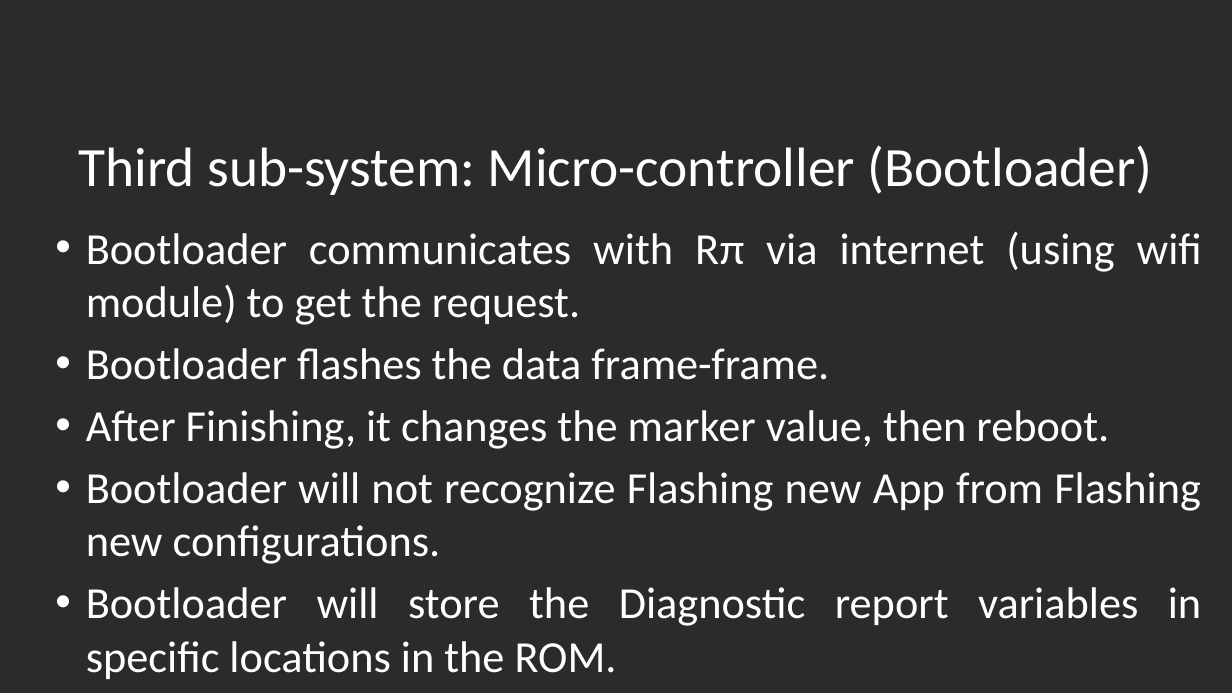
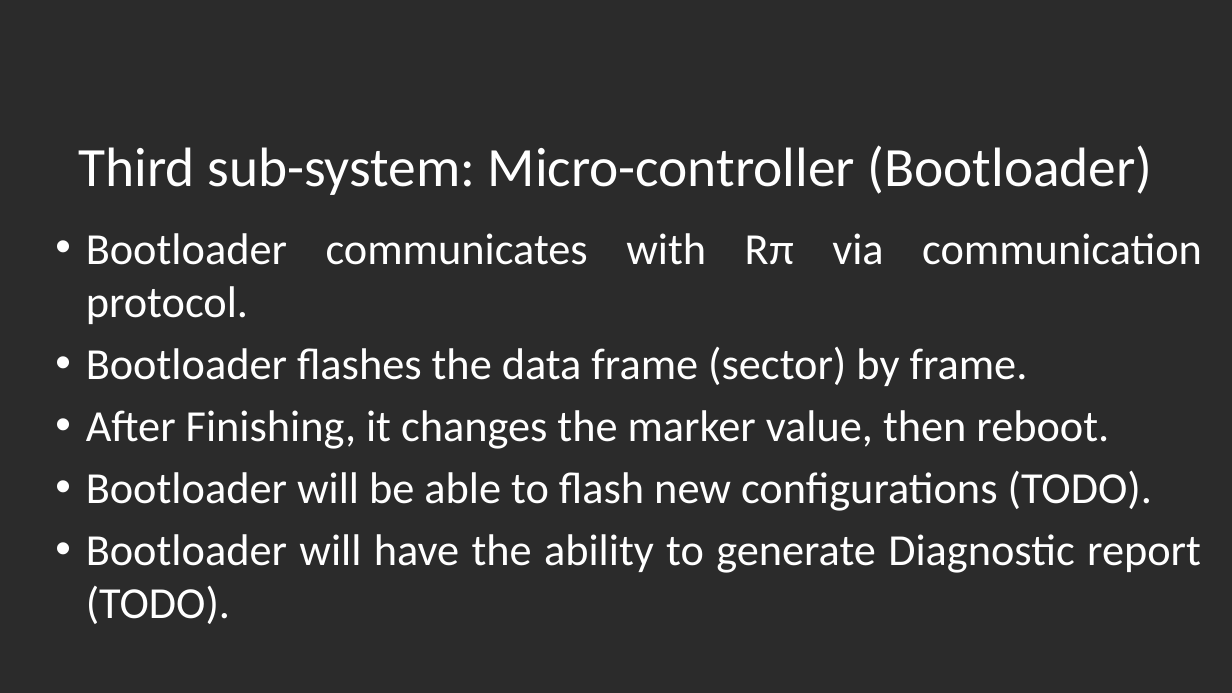
Before and after one commit to Marcelle-Samir/Firmware_Over_The_Air, a slide deck: slide 21 of Project proposal.pptx (slide 22 before the commit). Drawn at 1232x693 pixels with LibreOffice and Linux fonts; fonts in the diff are those of the drawing; background and template pictures are left out; a plain dark background stands for a picture behind light text. Boxes give left, top, right and bottom in pixels: in the first picture for what was removed or moved away, otherwise in the second. Text is boxed around its words. In the diff, an @@ line names an element or a change of style, - is before the commit and + after.

```diff
--- a/Project proposal.pptx
+++ b/Project proposal.pptx
@@ text at [86, 233, 1202, 386]: text changed @@
-• Bootloader communicates with Rπ via internet (using wifi module) to get the request.
-• Bootloader flashes the data frame-frame.
+• Bootloader communicates with Rπ via communication protocol.
+• Bootloader flashes the data frame (sector) by frame.
@@ text at [86, 470, 1201, 624]: text changed @@
-• Bootloader will not recognize Flashing new App from Flashing new configurations.
-• Bootloader will store the Diagnostic report variables in specific locations in the ROM.
+• Bootloader will be able to flash new configurations (TODO).
+• Bootloader will have the ability to generate Diagnostic report (TODO).
```
Also in this commit, not shown: 16 other slides changed, 1 slide added, 3 slides removed.
